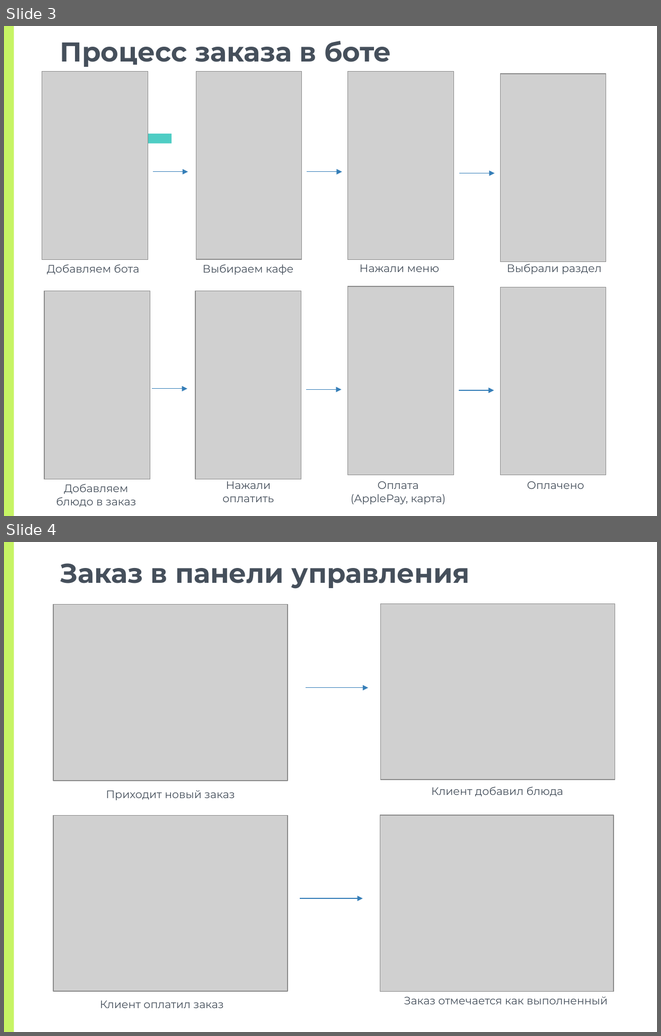
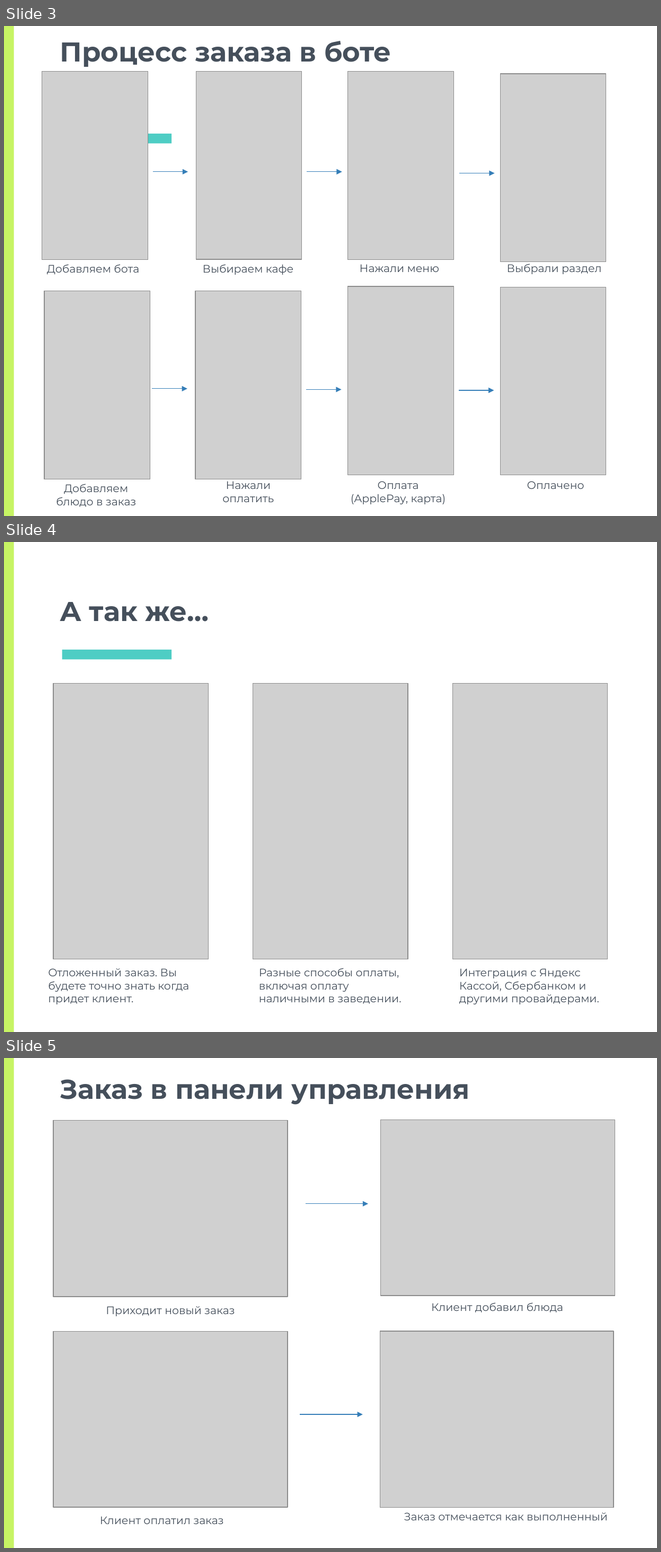
Before and after one commit to alemlange/oooVektorBot, a slide deck: продажи/DinerBot пример заказа.pptx. Shown one above the other, each under a label of ours: slides 3 and 4 before the commit, slides 3, 4 and 5 after it. The pictures are 661x1036 and 661x1552 pixels, drawn with LibreOffice and Linux fonts; fonts in the diff are those of the drawing; grey boxes stand for pictures. Boxes give left, top, right and bottom in pixels: in the first picture for what was removed or moved away, otherwise in the second. Text is boxed around its words. In the diff, an @@ line names an element or a change of style, - is before the commit and + after.

Commit message:
added features in presentation

```diff
--- a/продажи/DinerBot пример заказа.pptx
+++ b/продажи/DinerBot пример заказа.pptx
@@ slide 4 added at (x1=4, y1=542, x2=657, y2=1032), background #FFFFFF; not listed: 2 template elements that a slide beside it also shows @@
@@ title added at (x1=60, y1=602, x2=209, y2=622), 30 pt, text #454F5B, bold @@
+А так же…
@@ picture added at (x1=54, y1=683, x2=209, y2=959) @@
@@ picture added at (x1=253, y1=683, x2=407, y2=959) @@
@@ picture added at (x1=452, y1=683, x2=607, y2=959) @@
@@ text added at (x1=48, y1=968, x2=189, y2=1004), 12 pt, text #454F5B @@
+Отложенный заказ. Вы будете точно знать когда придет клиент.
@@ text added at (x1=259, y1=968, x2=401, y2=1004), 12 pt, text #454F5B @@
+Разные способы оплаты, включая оплату наличными в заведении.
@@ text added at (x1=459, y1=968, x2=599, y2=1004), 12 pt, text #454F5B @@
+Интеграция с Яндекс Кассой, Сбербанком и другими провайдерами.
@@ what was slide 4 is now slide 5 @@
```
